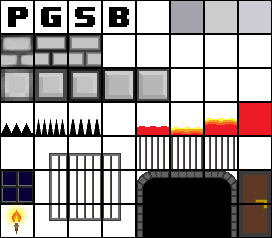
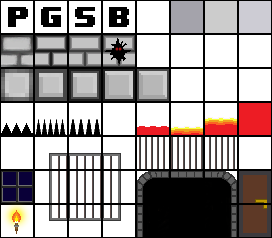
Layered file, before and after one edit (272x238). Changes by layer:
added group "Brick Wall - color ajust copy" with 5 layers in group "Blocks" over [103, 35, 135, 67]
added layer "Bat eyes" in group "Brick Wall - color ajust copy" over [103, 35, 135, 67]
added layer "Wall Crack" in group "Brick Wall - color ajust copy" over [105, 38, 131, 64]
added layer "Color ajust" (1st of 2, in "Blocks" › "Brick Wall - color ajust copy") (15%) in group "Brick Wall - color ajust copy" over [103, 35, 135, 67]
added layer "Color ajust" (2nd of 2, in "Blocks" › "Brick Wall - color ajust copy") (20%) in group "Brick Wall - color ajust copy" over [103, 36, 135, 66]
added layer "Brick Wall 3" (1st of 2, in "Blocks" › "Brick Wall - color ajust copy") in group "Brick Wall - color ajust copy" over [103, 35, 135, 67]
